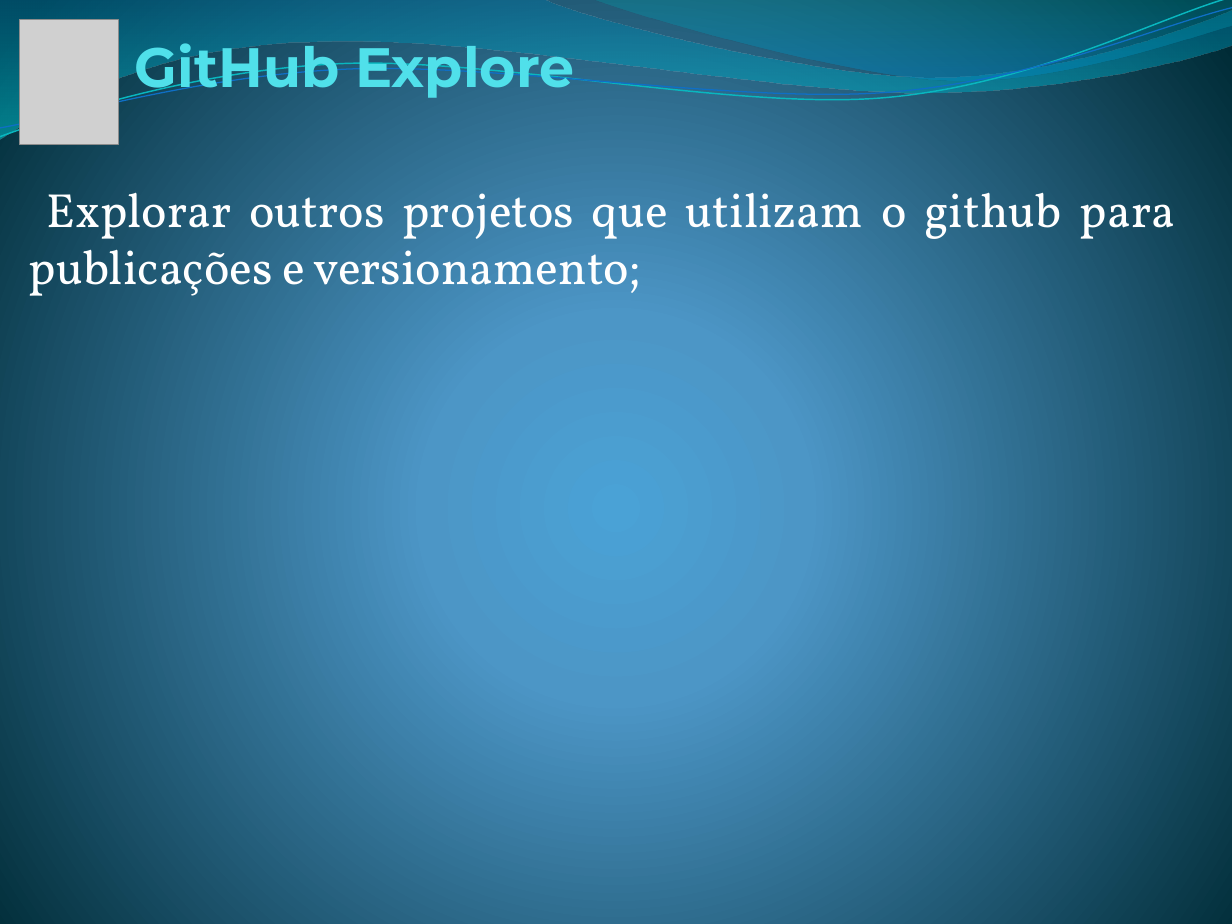
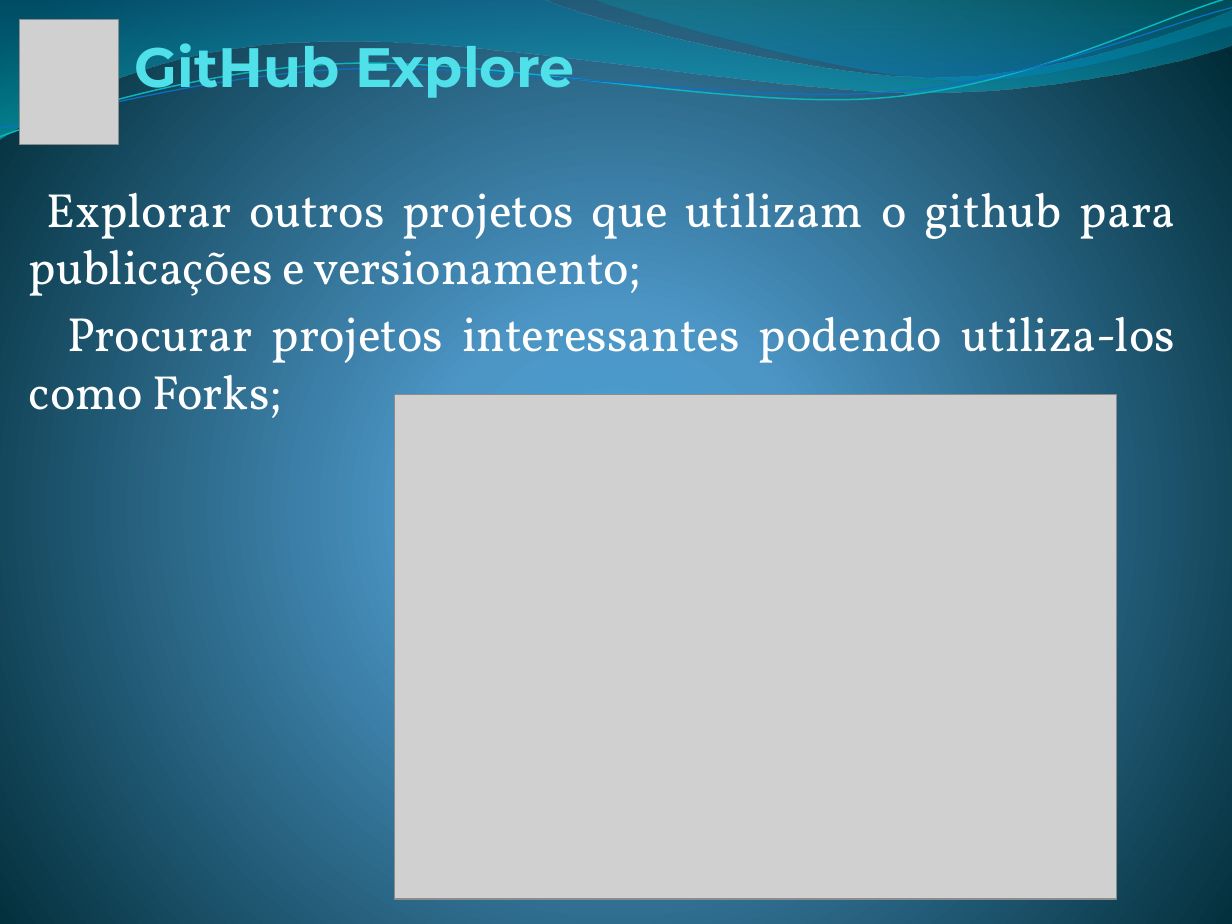
Before and after one commit to gvalman/test, a slide deck: slide 11 of GitHub Seminario.pptx (slide 10 before the commit). Drawn at 1232x924 pixels with LibreOffice and Linux fonts; fonts in the diff are those of the drawing; grey boxes stand for pictures. Boxes give left, top, right and bottom in pixels: in the first picture for what was removed or moved away, otherwise in the second. Text is boxed around its words. In the diff, an @@ line names an element or a change of style, - is before the commit and + after.

```diff
--- a/GitHub Seminario.pptx
+++ b/GitHub Seminario.pptx
@@ subtitle at (x1=29, y1=316, x2=1175, y2=418): paragraph added @@
+Procurar projetos interessantes podendo utiliza-los como Forks;
@@ picture added at (x1=394, y1=394, x2=1116, y2=898) @@
```
Also in this commit, not shown: 6 other slides changed, 2 slides added.
